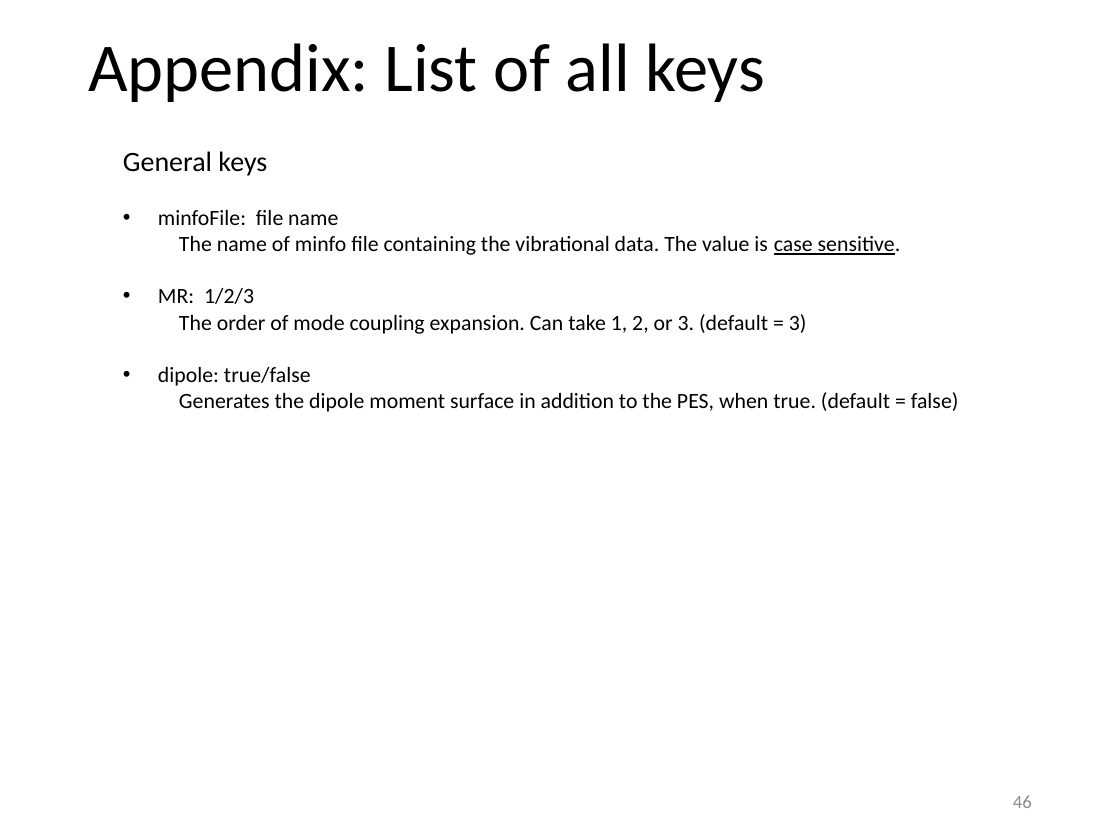
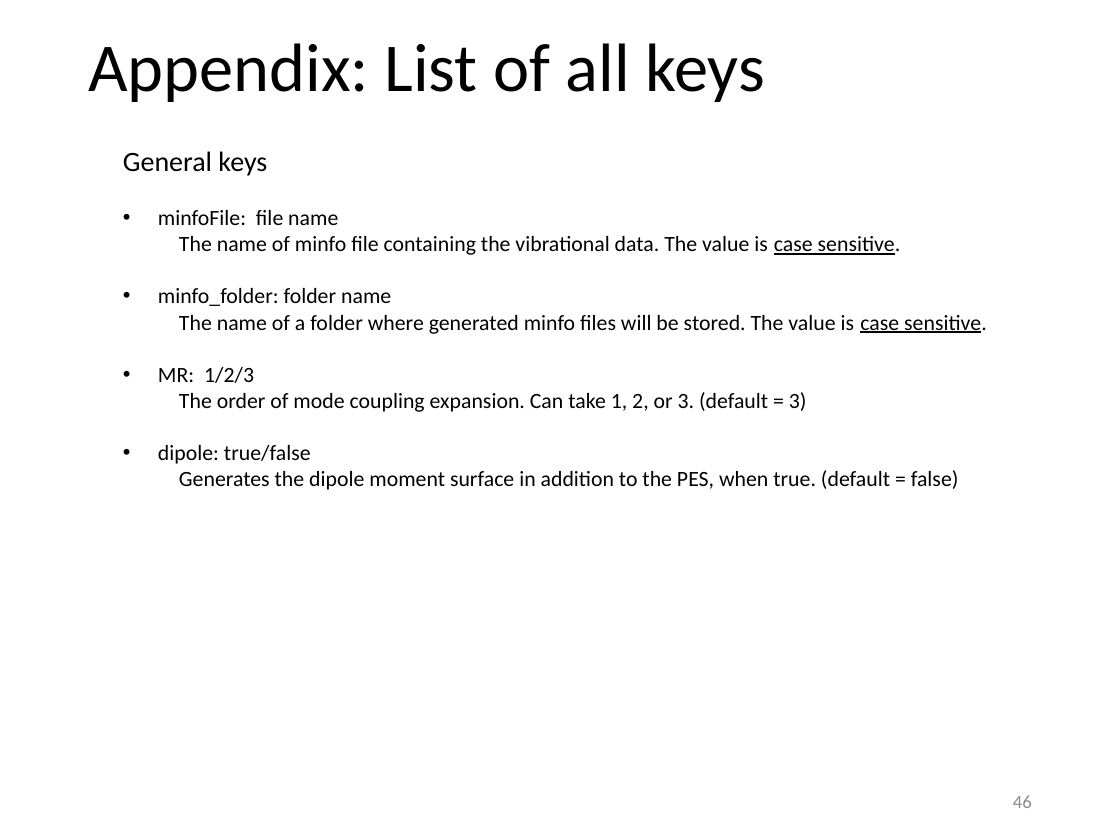
Before and after one commit to yagikiyoshi/sindo, a slide deck: slide 47 of doc/MakePES/usage_MakePES.pptx. Drawn at 1120x840 pixels with LibreOffice and Linux fonts; fonts in the diff are those of the drawing. Boxes give left, top, right and bottom in pixels: in the first picture for what was removed or moved away, otherwise in the second. Text is boxed around its words. In the diff, an @@ line names an element or a change of style, - is before the commit and + after.

Commit message:
add minfo_folder for an input option

```diff
--- a/doc/MakePES/usage_MakePES.pptx
+++ b/doc/MakePES/usage_MakePES.pptx
@@ text at (158, 288, 987, 334): paragraphs added @@
+• minfo_folder: folder name
+  The name of a folder where generated minfo files will be stored. The value is case sensitive.
```
Also in this commit, not shown: 1 other slide changed, 8 other files.
